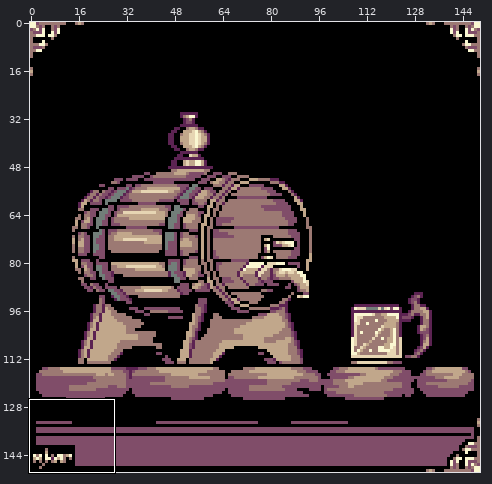
Edited in one commit: sprite sheet (img/inn.png). Above, an overview of the earlier version with the close-up marked.
Close-up. Before:
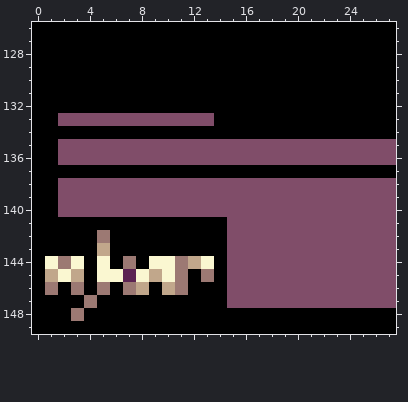
The file is 150x150 pixels. Shown: x 0..27, y 126..149.
The same view after the edit:
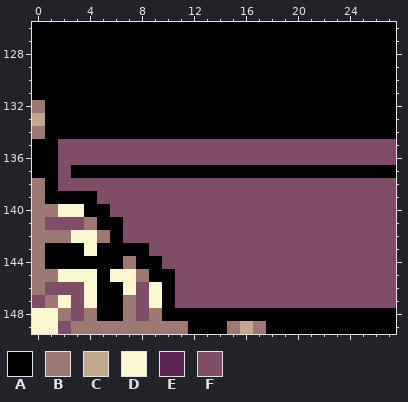
Palette (. is transparent): A #000000  B #9c7973  C #c1a78b  D #faf7d1  E #5c2352  F #804d69
Difference:
@@ x 0..27 @@
 131 AAAAAAAAAAAAAAAAAAAAAAAAAAAA
-132 AAAAAAAAAAAAAAAAAAAAAAAAAAAA
-133 AAFFFFFFFFFFFFAAAAAAAAAAAAAA
-134 AAAAAAAAAAAAAAAAAAAAAAAAAAAA
+132 BAAAAAAAAAAAAAAAAAAAAAAAAAAA
+133 CAAAAAAAAAAAAAAAAAAAAAAAAAAA
+134 BAAAAAAAAAAAAAAAAAAAAAAAAAAA
 135 AAFFFFFFFFFFFFFFFFFFFFFFFFFF
 136 AAFFFFFFFFFFFFFFFFFFFFFFFFFF
-137 AAAAAAAAAAAAAAAAAAAAAAAAAAAA
-138 AAFFFFFFFFFFFFFFFFFFFFFFFFFF
-139 AAFFFFFFFFFFFFFFFFFFFFFFFFFF
-140 AAFFFFFFFFFFFFFFFFFFFFFFFFFF
-141 AAAAAAAAAAAAAAAFFFFFFFFFFFFF
-142 AAAAABAAAAAAAAAFFFFFFFFFFFFF
-143 AAAAACAAAAAAAAAFFFFFFFFFFFFF
-144 ADBDADABADDBCDAFFFFFFFFFFFFF
-145 ACDCADDEDCDBABAFFFFFFFFFFFFF
-146 ABABABABCACBAAAFFFFFFFFFFFFF
-147 AAAABAAAAAAAAAAFFFFFFFFFFFFF
-148 AAABAAAAAAAAAAAAAAAAAAAAAAAA
-149 AAAAAAAAAAAAAAAAAAAAAAAAAAAA
+137 AAFAAAAAAAAAAAAAAAAAAAAAAAAA
+138 BAFFFFFFFFFFFFFFFFFFFFFFFFFF
+139 BAAAAFFFFFFFFFFFFFFFFFFFFFFF
+140 BBDDAAFFFFFFFFFFFFFFFFFFFFFF
+141 BFFFBAAFFFFFFFFFFFFFFFFFFFFF
+142 BBBDDBAFFFFFFFFFFFFFFFFFFFFF
+143 BAAADAAAAFFFFFFFFFFFFFFFFFFF
+144 BAAAAAABAAFFFFFFFFFFFFFFFFFF
+145 BBDDDADDBAAFFFFFFFFFFFFFFFFF
+146 BFFFDAADFDAFFFFFFFFFFFFFFFFF
+147 FBDFDAABFDAFFFFFFFFFFFFFFFFF
+148 DDBFBAABFBAAAAAAAAAAAAAAAAAA
+149 DDFBBBBBBBBBAAABCBAAAAAAAAAA
